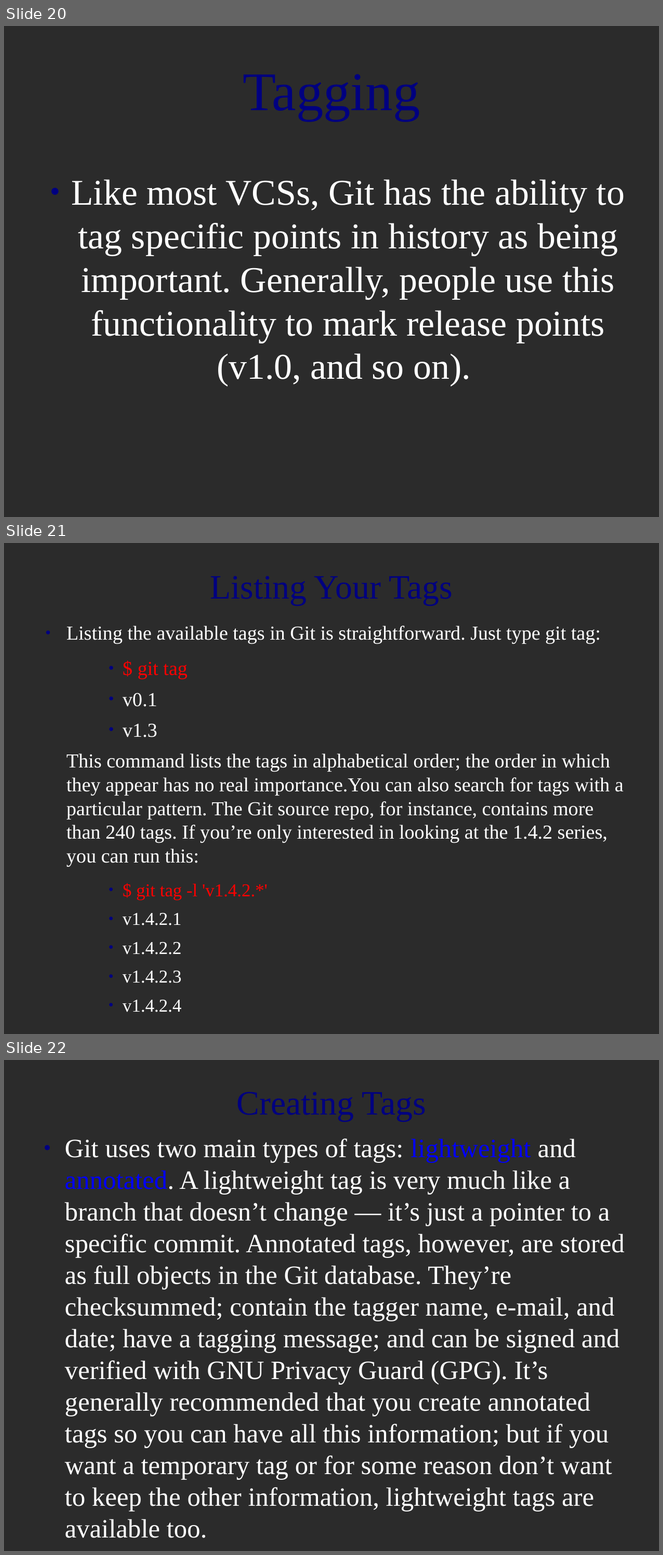
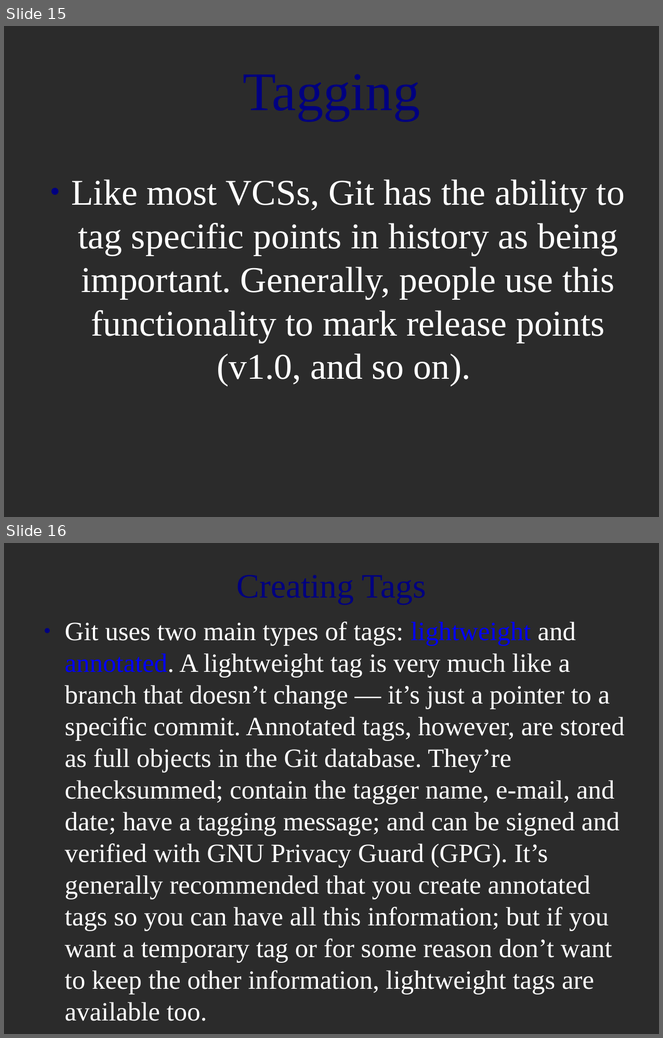
Before and after one commit to MariamP/myRepo, a slide deck: git_intro.odp. Shown one above the other, each under a label of ours: slides 20, 21 and 22 before the commit, slides 15 and 16 after it. The pictures are 663x1555 and 663x1038 pixels, drawn with LibreOffice and Linux fonts; fonts in the diff are those of the drawing; background and template pictures are left out; a plain dark background stands for a picture behind light text. Boxes give left, top, right and bottom in pixels: in the first picture for what was removed or moved away, otherwise in the second. Text is boxed around its words. In the diff, an @@ line names an element or a change of style, - is before the commit and + after.

```diff
--- a/git_intro.odp
+++ b/git_intro.odp
@@ slide 21 removed at box(4, 543, 659, 1034), background picture (left out) @@
@@ title removed at box(66, 627, 265, 644) @@
-Listing Your Tags
@@ text removed at box(66, 626, 624, 1013) @@
-● Listing the available tags in Git is straightforward. Just type git tag:
-    ● $ git tag
-    ● v0.1
-    ● v1.3
-This command lists the tags in alphabetical order; the order in which they appear has no real importance.You can also search for tags with a particular pattern. The Git source repo, for instance, contains more than 240 tags. If you’re only interested in looking at the 1.4.2 series, you can run this:
-    ● $ git tag -l 'v1.4.2.*'
-    ● v1.4.2.1
-    ● v1.4.2.2
-    ● v1.4.2.3
-    ● v1.4.2.4
@@ what was slide 20 is now slide 15 @@
@@ what was slide 22 is now slide 16 @@
```
Also in this commit, not shown: 2 slides changed, 7 other slides removed.
